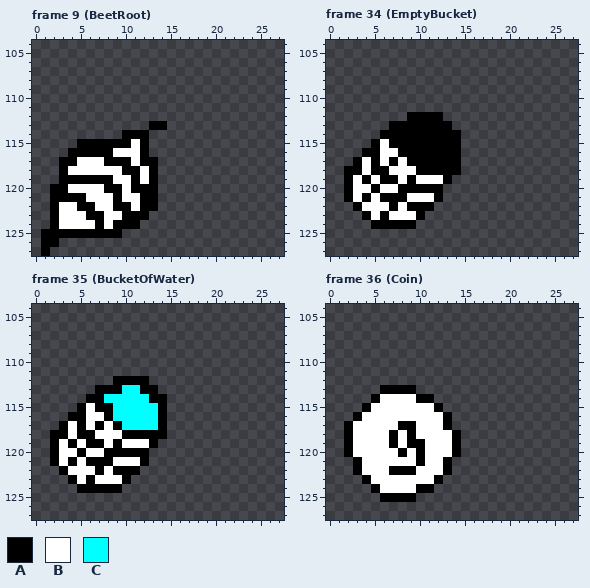
Pixel-art file -- assets/spritesheet2.aseprite. Above: the version before the commit.
128x128 pixels, 69 frames. Shown: frame 9 (BeetRoot): x 0..27, y 104..127; frame 34 (EmptyBucket): x 0..27, y 104..127; frame 35 (BucketOfWater): x 0..27, y 104..127; frame 36 (Coin): x 0..27, y 104..127. The commit also changed other frames, which this record leaves out.
Visible layers, top first: "Down_ss" difference, "Left", "Up", "Right", "Down".
Palette (. is transparent): A #000000  B #ffffff  C #00ffff
Pixels before, frame 9 (BeetRoot), first column x 1:
113 ............AA
114 .........AAA..
115 ....AAAAAABA..
116 ...AAAAABBBA..
117 ..AABBBAAABAA.
118 ..ABBBBBBAABA.
119 ..AAAAAABBABA.
120 .AABBBBAABAAA.
121 .AAAABBBABBAA.
122 .ABBAABBAABAA.
123 .ABBBAABBAAA..
124 .ABBBBABAAA...
125 AAAAAAAAA.....
126 AA............
127 A.............
Pixels before, frame 34 (EmptyBucket), first column x 2:
112 .......AAAA..
113 .....AAAAAAA.
114 ....AAAAAAAAA
115 ...ABAAAAAAAA
116 ..AABBAAAAAAA
117 .ABABABAAAAAA
118 AABAABBBAAAAA
119 ABABAABABBBA.
120 ABBABBAAAAA..
121 ABABAAABBBA..
122 .ABBBABAAA...
123 ..ABABBBA....
124 ...AAAAA.....
Pixels before, frame 35 (BucketOfWater), first column x 2:
112 .......AAAA..
113 .....AAACCAA.
114 ....AACCCCCAA
115 ...ABAACCCCCA
116 ..AABBACCCCCA
117 .ABABABACCCCA
118 AABAABBBAAAAA
119 ABABAABABBBA.
120 ABBABBAAAAA..
121 ABABAAABBBA..
122 .ABBBABAAA...
123 ..ABABBBA....
124 ...AAAAA.....
Pixels before, frame 36 (Coin), first column x 2:
113 ....AAAA.....
114 ...ABBBBAA...
115 ..ABBBBBBBA..
116 .ABBBBBBBBBA.
117 ABBBBBAABBBA.
118 ABBBBABABBBBA
119 ABBBBABAABBBA
120 ABBBBBABABBBA
121 .ABBBBBBABBA.
122 .ABBBAAABBBA.
123 ..ABBBBBBBA..
124 ...ABBBBAA...
125 ....AAAA.....
Once edited:
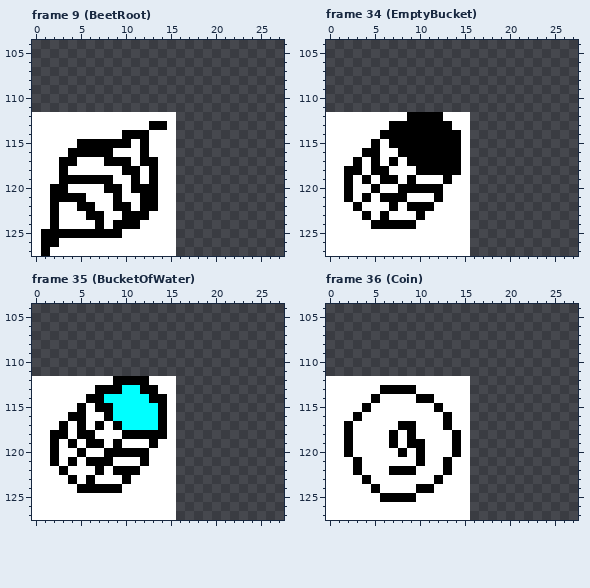
Diff:
Frame 9 (BeetRoot), layer "Down":
y 112: x 0..15 ................ -> BBBBBBBBBBBBBBBB
y 113: x 0..12 ............. -> BBBBBBBBBBBBB; x 15 . -> B
y 114: x 0..9 .......... -> BBBBBBBBBB; x 13..15 ... -> BBB
y 115: x 0..4 ..... -> BBBBB; x 13..15 ... -> BBB
y 116: x 0..3 .... -> BBBB; x 13..15 ... -> BBB
y 117..119: x 0..2 ... -> BBB; x 14..15 .. -> BB
y 120..122: x 0..1 .. -> BB; x 14..15 .. -> BB
y 123: x 0..1 .. -> BB; x 13..15 ... -> BBB
y 124: x 0..1 .. -> BB; x 12..15 .... -> BBBB
y 125: x 0 . -> B; x 10..15 ...... -> BBBBBB
y 126: x 0 . -> B; x 3..15 ............. -> BBBBBBBBBBBBB
y 127: x 0 . -> B; x 2..15 .............. -> BBBBBBBBBBBBBB
Frame 34 (EmptyBucket), layer "Down":
y 112: x 0..8 ......... -> BBBBBBBBB; x 13..15 ... -> BBB
y 113: x 0..6 ....... -> BBBBBBB; x 14..15 .. -> BB
y 114: x 0..5 ...... -> BBBBBB; x 15 . -> B
y 115: x 0..4 ..... -> BBBBB; x 15 . -> B
y 116: x 0..3 .... -> BBBB; x 15 . -> B
y 117: x 0..2 ... -> BBB; x 15 . -> B
y 118: x 0..1 .. -> BB; x 15 . -> B
y 119: x 0..1 .. -> BB; x 14..15 .. -> BB
y 120..121: x 0..1 .. -> BB; x 13..15 ... -> BBB
y 122: x 0..2 ... -> BBB; x 12..15 .... -> BBBB
y 123: x 0..3 .... -> BBBB; x 11..15 ..... -> BBBBB
y 124: x 0..4 ..... -> BBBBB; x 10..15 ...... -> BBBBBB
y 125..127: x 0..15 ................ -> BBBBBBBBBBBBBBBB
Frame 35 (BucketOfWater), layer "Down": the same change as frame 34 (EmptyBucket)
Frame 36 (Coin), layer "Down":
y 112: x 0..15 ................ -> BBBBBBBBBBBBBBBB
y 113: x 0..5 ...... -> BBBBBB; x 10..15 ...... -> BBBBBB
y 114: x 0..4 ..... -> BBBBB; x 12..15 .... -> BBBB
y 115: x 0..3 .... -> BBBB; x 13..15 ... -> BBB
y 116: x 0..2 ... -> BBB; x 14..15 .. -> BB
y 117: x 0..1 .. -> BB; x 14..15 .. -> BB
y 118..120: x 0..1 .. -> BB; x 15 . -> B
y 121..122: x 0..2 ... -> BBB; x 14..15 .. -> BB
y 123: x 0..3 .... -> BBBB; x 13..15 ... -> BBB
y 124: x 0..4 ..... -> BBBBB; x 12..15 .... -> BBBB
y 125: x 0..5 ...... -> BBBBBB; x 10..15 ...... -> BBBBBB
y 126..127: x 0..15 ................ -> BBBBBBBBBBBBBBBB
